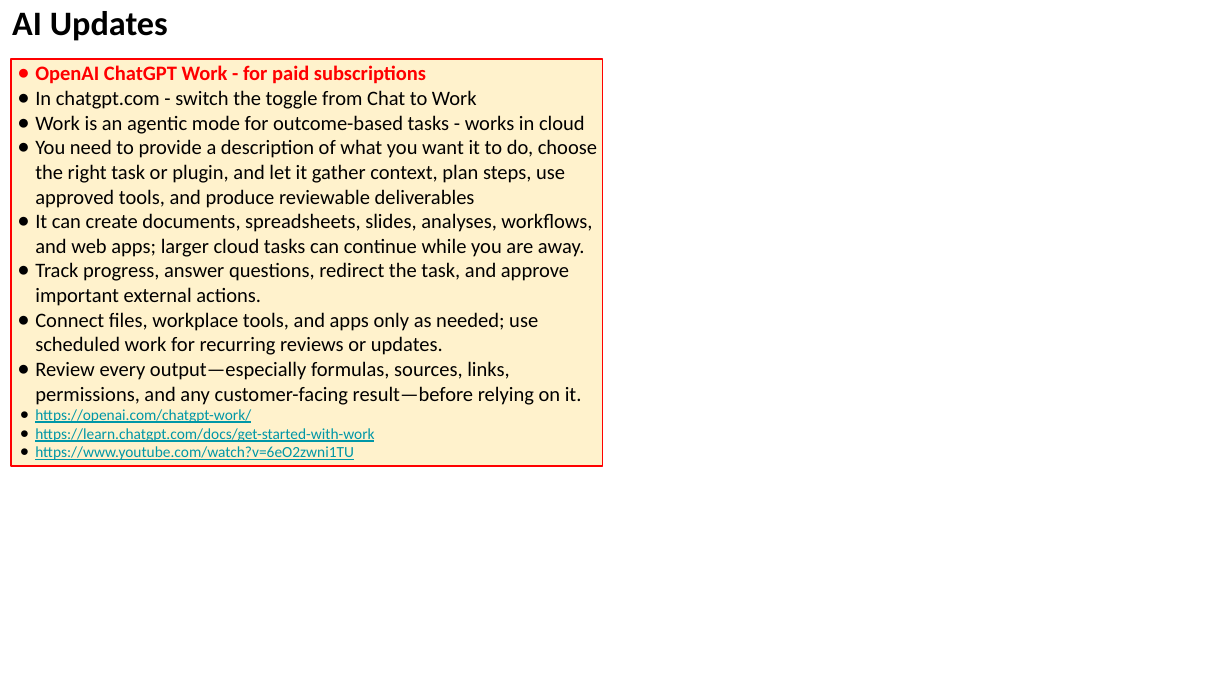
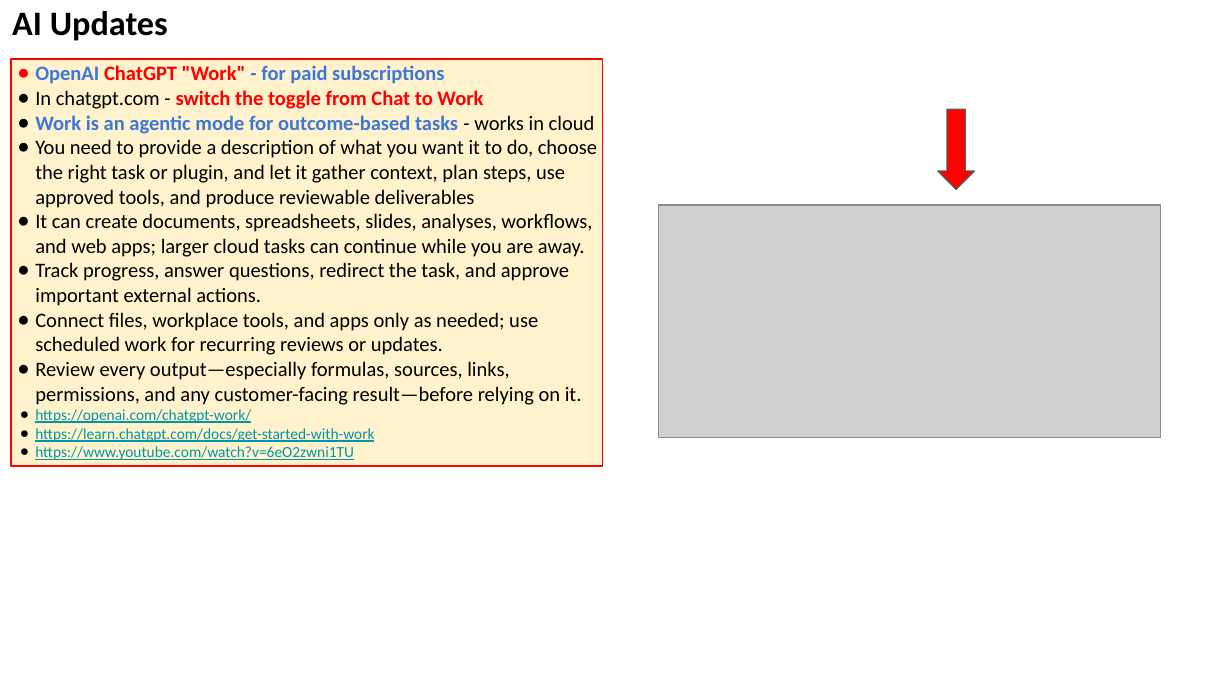
Before and after one commit to lselector/seminar, a slide deck: slide 13 of 2026/2026-08-21-AI-Updates.pptx (slide 12 before the commit). Drawn at 1232x693 pixels with LibreOffice and Linux fonts; fonts in the diff are those of the drawing; grey boxes stand for pictures. Boxes give left, top, right and bottom in pixels: in the first picture for what was removed or moved away, otherwise in the second. Text is boxed around its words. In the diff, an @@ line names an element or a change of style, - is before the commit and + after.

```diff
--- a/2026/2026-08-21-AI-Updates.pptx
+++ b/2026/2026-08-21-AI-Updates.pptx
@@ text in rectangle at [35, 65, 444, 84]: text changed; text colour #FF0000 to #3C78D8 @@
-● OpenAI ChatGPT Work - for paid subscriptions
+● OpenAI ChatGPT "Work" - for paid subscriptions
@@ text in rectangle at [35, 90, 595, 134]: text colour #000000 to #FF0000 in "switch the toggle from Chat to Work"; bold on in "switch the toggle from Chat to Work", "Work is an agentic mode for outcome-based ..."; text colour #000000 to #3C78D8 in "Work is an agentic mode for outcome-based ..." @@
@@ down arrow added at [938, 110, 975, 190], fill #FF0000, outline #595959 0.75 pt @@
@@ picture added at [658, 205, 1161, 436] @@
```
Also in this commit, not shown: 22 other slides changed, 5 slides added, 4 slides removed.
